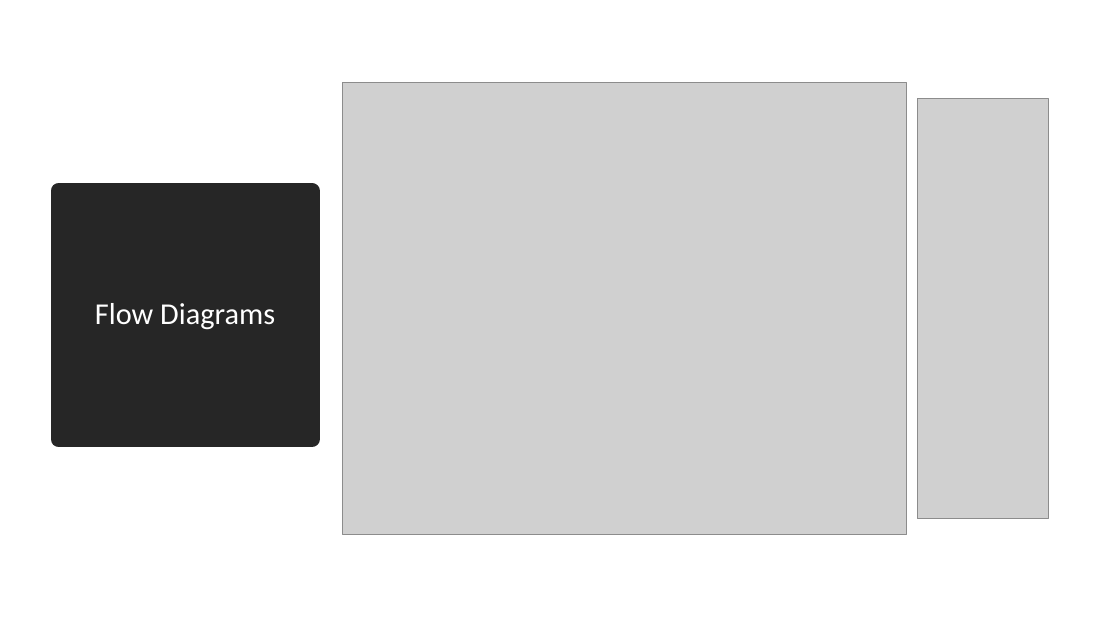
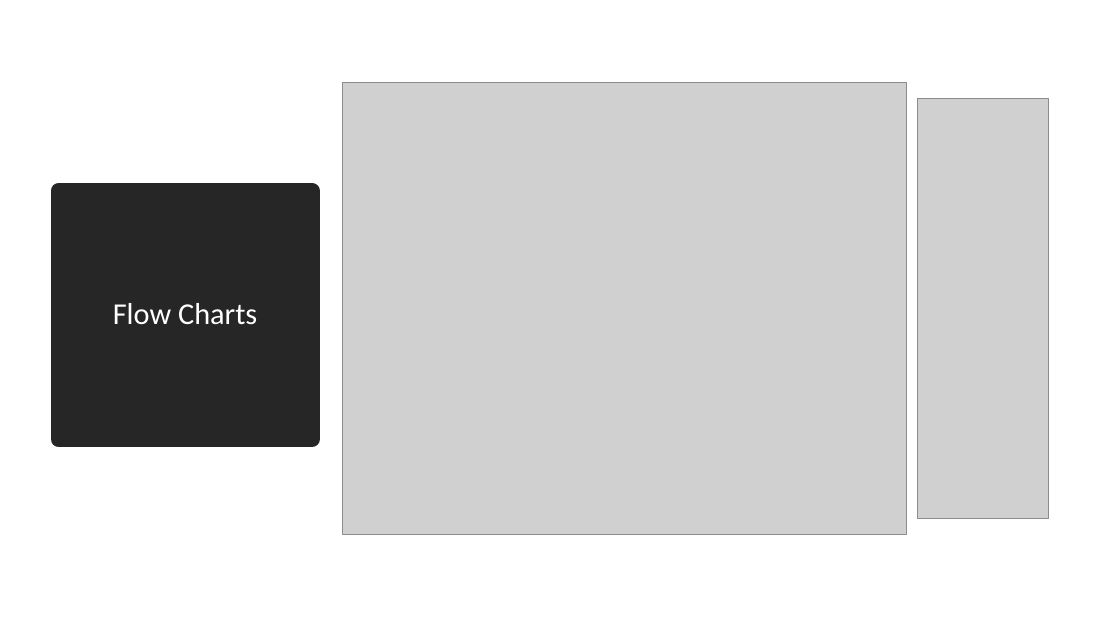
Before and after one commit to Sup3rS0n1c19/Year-2-Portfolio, a slide deck: slide 7 of Examples.pptx. Drawn at 1120x630 pixels with LibreOffice and Linux fonts; fonts in the diff are those of the drawing; grey boxes stand for pictures. Boxes give left, top, right and bottom in pixels: in the first picture for what was removed or moved away, otherwise in the second. Text is boxed around its words. In the diff, an @@ line names an element or a change of style, - is before the commit and + after.

```diff
--- a/Examples.pptx
+++ b/Examples.pptx
@@ title at (x1=113, y1=303, x2=257, y2=324): text changed @@
-Flow Diagrams
+Flow Charts
```
Also in this commit, not shown: 3 slides added, 2 slides removed.
